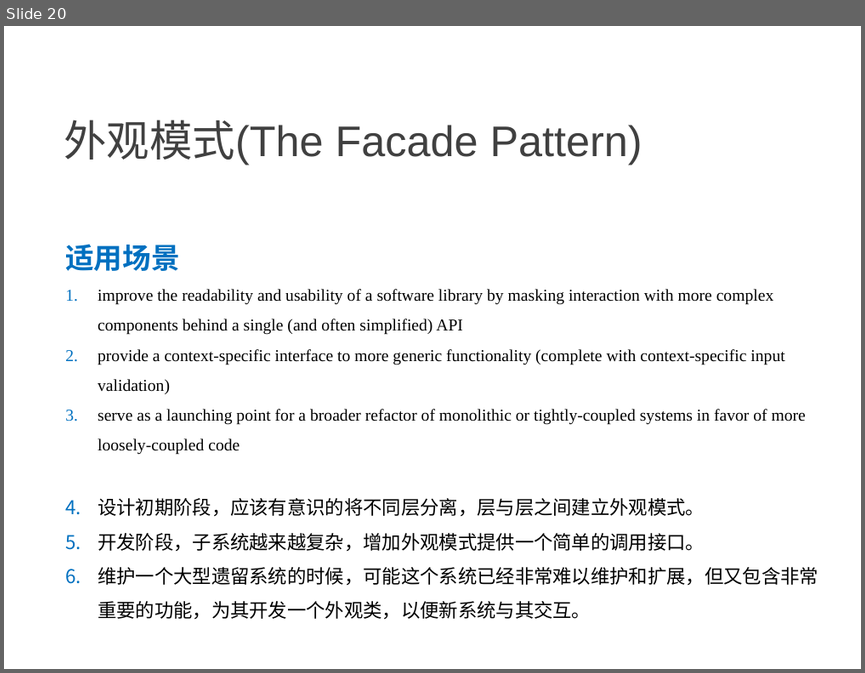
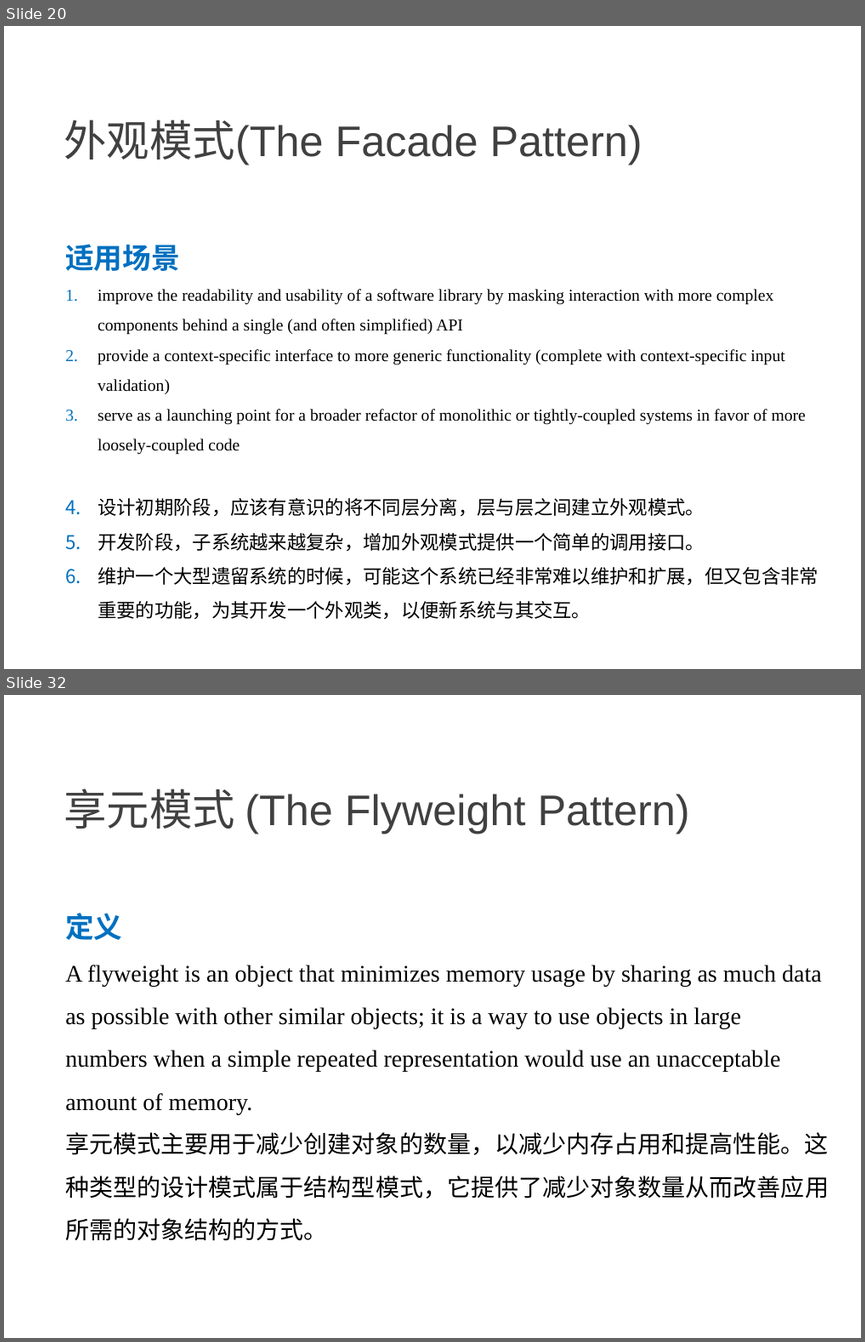
Before and after one commit to NewGr8Player/My-PPT, a slide deck: Design pattern/3.设计模式-结构型模式.pptx. Shown one above the other, each under a label of ours: slide 20 before the commit, slides 20 and 32 after it; the slides between them are not shown. The pictures are 865x673 and 865x1342 pixels, drawn with LibreOffice and Linux fonts; fonts in the diff are those of the drawing. Boxes give left, top, right and bottom in pixels: in the first picture for what was removed or moved away, otherwise in the second. Text is boxed around its words. In the diff, an @@ line names an element or a change of style, - is before the commit and + after.

Commit message:
Add     - 代理模式     - 桥接模式     - 享元模式

```diff
--- a/Design pattern/3.设计模式-结构型模式.pptx
+++ b/Design pattern/3.设计模式-结构型模式.pptx
@@ slide 32 added at (4, 695, 861, 1338), background #FFFFFF @@
@@ text added at (64, 789, 690, 834), 36 pt, text #404040 @@
+享元模式 (The Flyweight Pattern)
@@ text added at (65, 913, 828, 1241), 20 pt, text #000000 @@
+定义
+A flyweight is an object that minimizes memory usage by sharing as much data as possible with other similar objects; it is a way to use objects in large numbers when a simple repeated representation would use an unacceptable amount of memory.
+享元模式主要用于减少创建对象的数量，以减少内存占用和提高性能。这种类型的设计模式属于结构型模式，它提供了减少对象数量从而改善应用所需的对象结构的方式。
```
Also in this commit, not shown: 12 other slides added.
